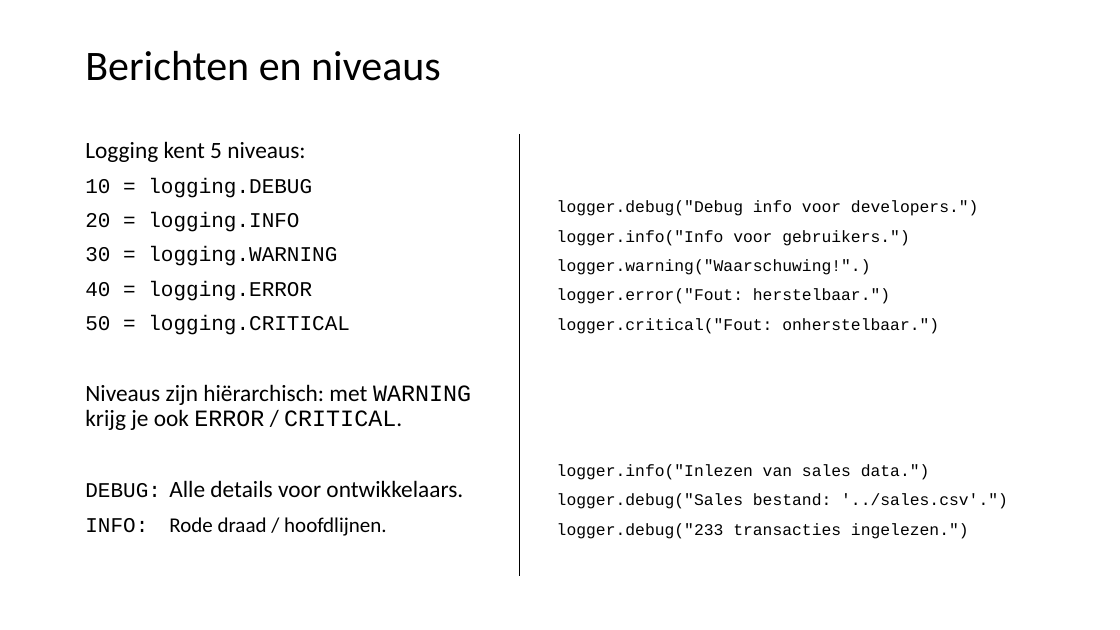
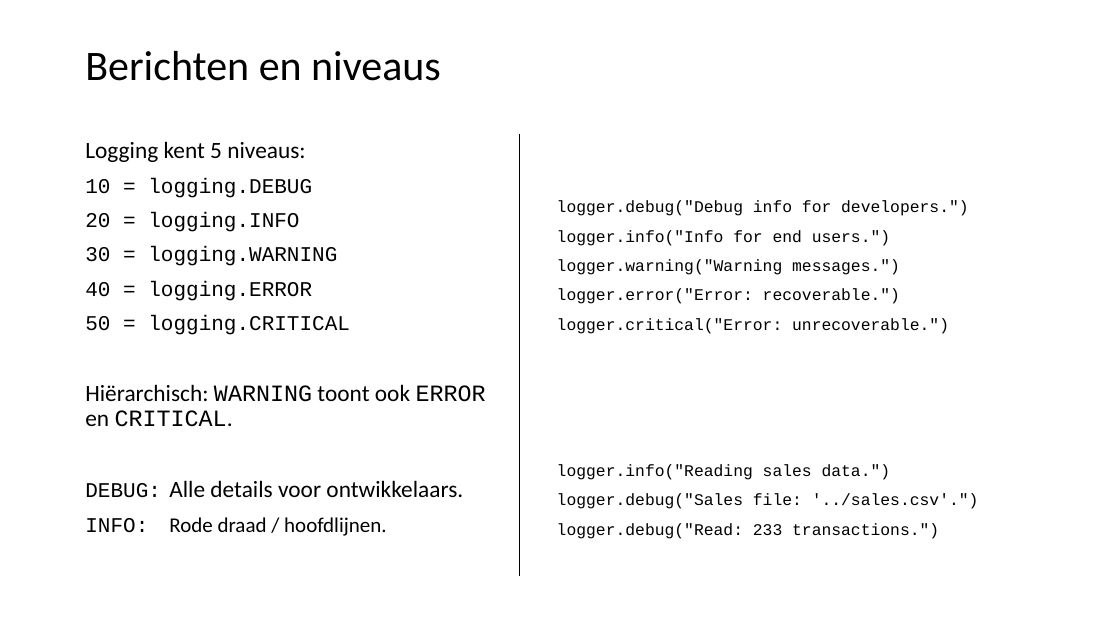
Before and after one commit to LFKoning/knowledge-sharing, a slide deck: slide 23 of python_trainees/2_production_code/python_traineeship_2.pptx (slide 21 before the commit). Drawn at 1120x630 pixels with LibreOffice and Linux fonts; fonts in the diff are those of the drawing. Boxes give left, top, right and bottom in pixels: in the first picture for what was removed or moved away, otherwise in the second. Text is boxed around its words. In the diff, an @@ line names an element or a change of style, - is before the commit and + after.

```diff
--- a/python_trainees/2_production_code/python_traineeship_2.pptx
+++ b/python_trainees/2_production_code/python_traineeship_2.pptx
@@ text at bbox=[557, 200, 979, 539]: text changed @@
-logger.debug("Debug info voor developers.")
-logger.info("Info voor gebruikers.")
-logger.warning("Waarschuwing!".)
-logger.error("Fout: herstelbaar.")
-logger.critical("Fout: onherstelbaar.")
-logger.info("Inlezen van sales data.")
-logger.debug("Sales bestand: '../sales.csv'.")
-logger.debug("233 transacties ingelezen.")
+logger.debug("Debug info for developers.")
+logger.info("Info for end users.")
+logger.warning("Warning messages.")
+logger.error("Error: recoverable.")
+logger.critical("Error: unrecoverable.")
+logger.info("Reading sales data.")
+logger.debug("Sales file: '../sales.csv'.")
+logger.debug("Read: 233 transactions.")
@@ text at bbox=[85, 384, 486, 427]: text changed @@
-Niveaus zijn hiërarchisch: met WARNING krijg je ook ERROR / CRITICAL.
+Hiërarchisch: WARNING toont ook ERROR en CRITICAL.
```
Also in this commit, not shown: 30 other slides changed, 8 slides added, 1 slide removed, 30 other files.
